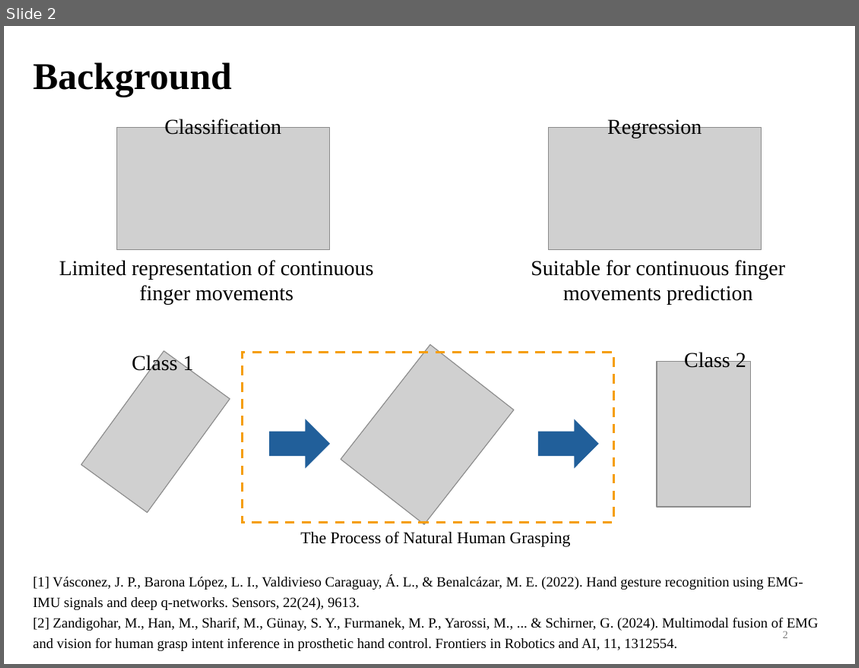
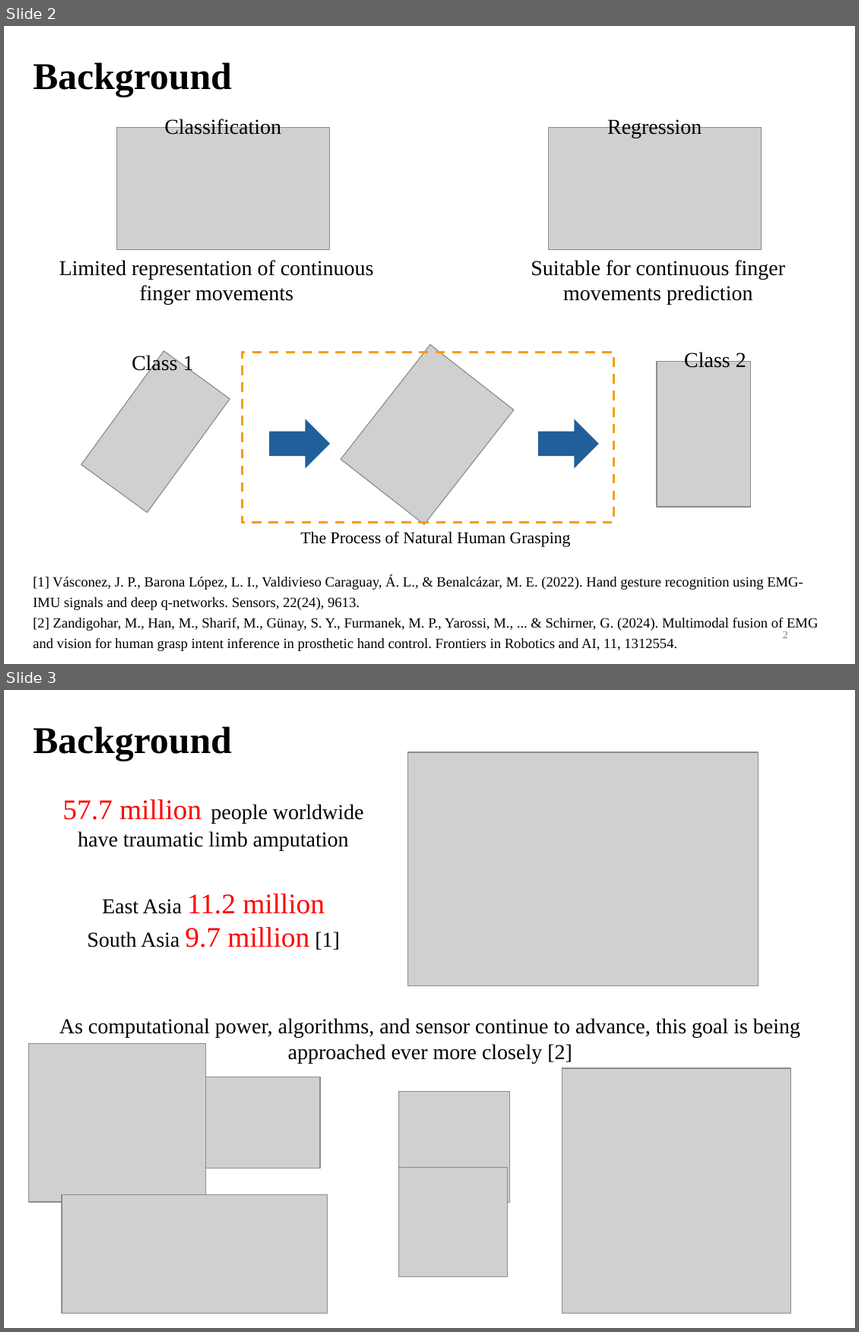
Before and after one commit to DiXiQing/Multimodal_Imitation_Learning, a slide deck: Zemi/2026-10-28v2-Di.pptx. Shown one above the other, each under a label of ours: slide 2 before the commit, slides 2 and 3 after it. The pictures are 859x668 and 859x1332 pixels, drawn with LibreOffice and Linux fonts; fonts in the diff are those of the drawing; grey boxes stand for pictures. Boxes give left, top, right and bottom in pixels: in the first picture for what was removed or moved away, otherwise in the second. Text is boxed around its words. In the diff, an @@ line names an element or a change of style, - is before the commit and + after.

```diff
--- a/Zemi/2026-10-28v2-Di.pptx
+++ b/Zemi/2026-10-28v2-Di.pptx
@@ slide 3 added at box(4, 690, 855, 1328), background #FFFFFF @@
@@ text added at box(33, 726, 232, 761), 32 pt, text #000000, bold @@
+Background
@@ picture added at box(408, 752, 759, 986) @@
@@ text added at box(63, 799, 364, 850), 18 pt, text #000000 @@
+57.7 million people worldwide
+have traumatic limb amputation
@@ text added at box(87, 894, 340, 950), 24 pt, text #FF0000 @@
+East Asia 11.2 million
+South Asia 9.7 million [1]
@@ text added at box(59, 1018, 800, 1063), 18 pt, text #000000 @@
+As computational power, algorithms, and sensor continue to advance, this goal is being approached ever more closely [2]
@@ picture added at box(28, 1043, 205, 1202) @@
@@ picture added at box(563, 1068, 791, 1314) @@
@@ picture added at box(205, 1078, 321, 1168) @@
@@ picture added at box(399, 1092, 510, 1203) @@
@@ picture added at box(399, 1167, 508, 1277) @@
@@ picture added at box(62, 1195, 328, 1314) @@
```
Also in this commit, not shown: 1 other slide added, 1 other file.
